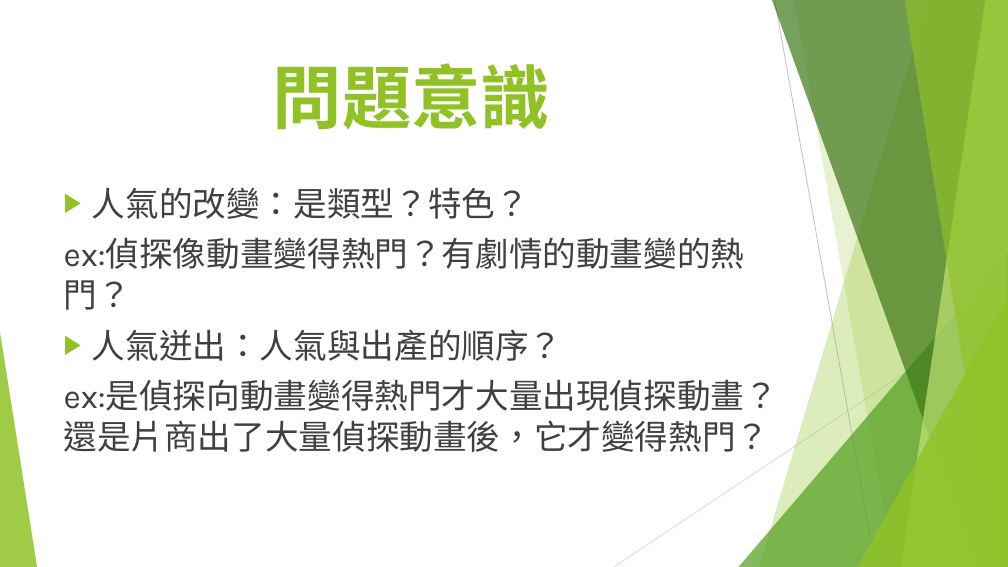
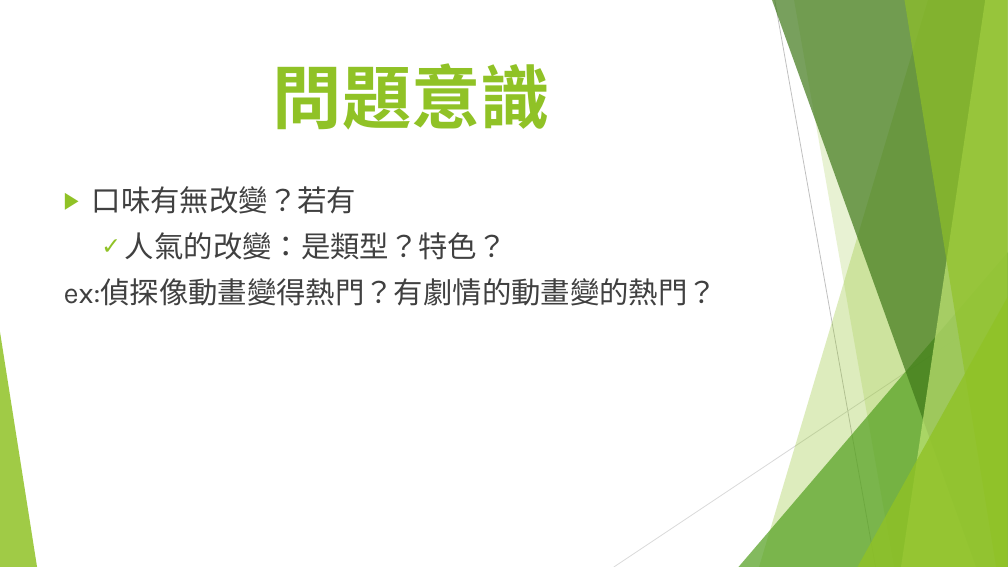
Before and after one commit to Lulu-Lee/106-Summer-Class, a slide deck: slide 3 of Week_5/Report of Animation.pptx. Drawn at 1008x567 pixels with LibreOffice and Linux fonts; fonts in the diff are those of the drawing. Boxes give left, top, right and bottom in pixels: in the first picture for what was removed or moved away, otherwise in the second. Text is boxed around its words. In the diff, an @@ line names an element or a change of style, - is before the commit and + after.

```diff
--- a/Week_5/Report of Animation.pptx
+++ b/Week_5/Report of Animation.pptx
@@ text at <box>92,186,356,214</box>: paragraph added @@
+▶ 口味有無改變？若有
@@ text at <box>64,232,717,306</box>: size 32 to 28 pt in "人氣的改變：是類型？特色？", "ex:偵探像動畫變得熱門？有劇情的動畫變的熱門？"; bullet ▶ to ✓; list level 1 to 2 in "人氣的改變：是類型？特色？" @@
@@ text at <box>64,329,778,452</box>: paragraphs removed @@
-▶ 人氣迸出：人氣與出產的順序？
-ex:是偵探向動畫變得熱門才大量出現偵探動畫？還是片商出了大量偵探動畫後，它才變得熱門？
```
Also in this commit, not shown: 2 other slides changed, 1 slide added, 2 other files.
